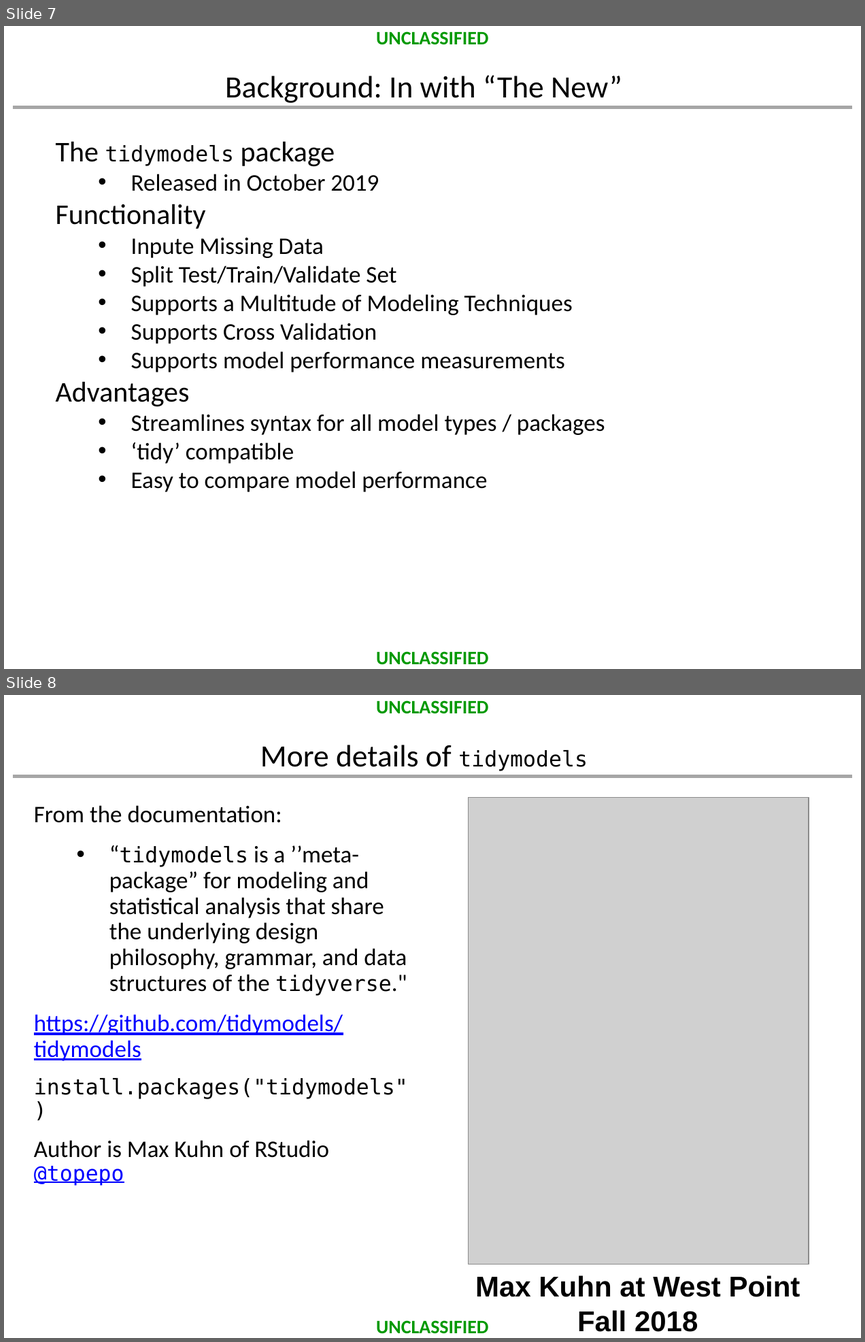
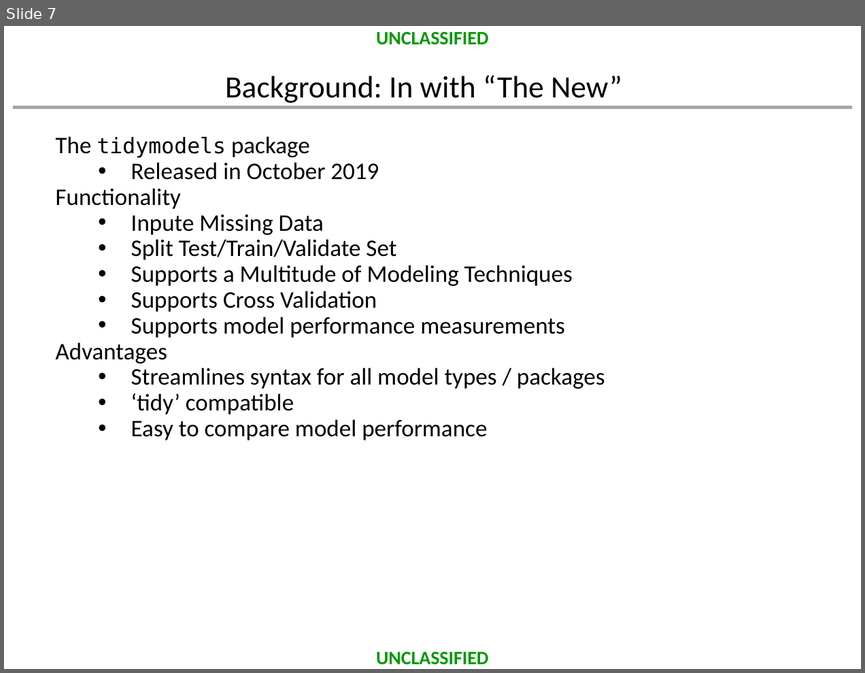
Before and after one commit to dusty-turner/MORSEmergingTechniques2019, a slide deck: MORS_Emerging_Techniques_Tidymodels.pptx. Shown one above the other, each under a label of ours: slides 7 and 8 before the commit, slide 7 after it. The pictures are 865x1342 and 865x673 pixels, drawn with LibreOffice and Linux fonts; fonts in the diff are those of the drawing; grey boxes stand for pictures; background and template pictures are left out. Boxes give left, top, right and bottom in pixels: in the first picture for what was removed or moved away, otherwise in the second. Text is boxed around its words. In the diff, an @@ line names an element or a change of style, - is before the commit and + after.

Commit message:
added all tidymodels, cleaned up presentation, almost ready for caa submission

```diff
--- a/MORS_Emerging_Techniques_Tidymodels.pptx
+++ b/MORS_Emerging_Techniques_Tidymodels.pptx
@@ slide 8 removed at (4, 695, 861, 1338), background #FFFFFF; not listed: 3 template elements that a slide beside it also shows @@
@@ title removed at (260, 745, 587, 771) @@
-More details of tidymodels
@@ text removed at (34, 805, 408, 1185) @@
-From the documentation:
-  • “tidymodels is a ’’meta-package” for modeling and statistical analysis that share the underlying design philosophy, grammar, and data structures of the tidyverse."
-https://github.com/tidymodels/tidymodels
-install.packages("tidymodels")
-Author is Max Kuhn of RStudio @topepo
@@ picture removed at (468, 797, 808, 1263) @@
@@ text removed at (475, 1275, 800, 1331) @@
-Max Kuhn at West Point Fall 2018
@@ slide 7 changed as well @@
@@ text "The tidymodels package" at (56, 136, 605, 440): size 24 to 20 pt in "The package", "Functionality", "Advantages"; line spacing 1 to 0.9 @@
```
Also in this commit, not shown: 17 other slides changed, 22 slides added, 7 other slides removed, 18 other files.
